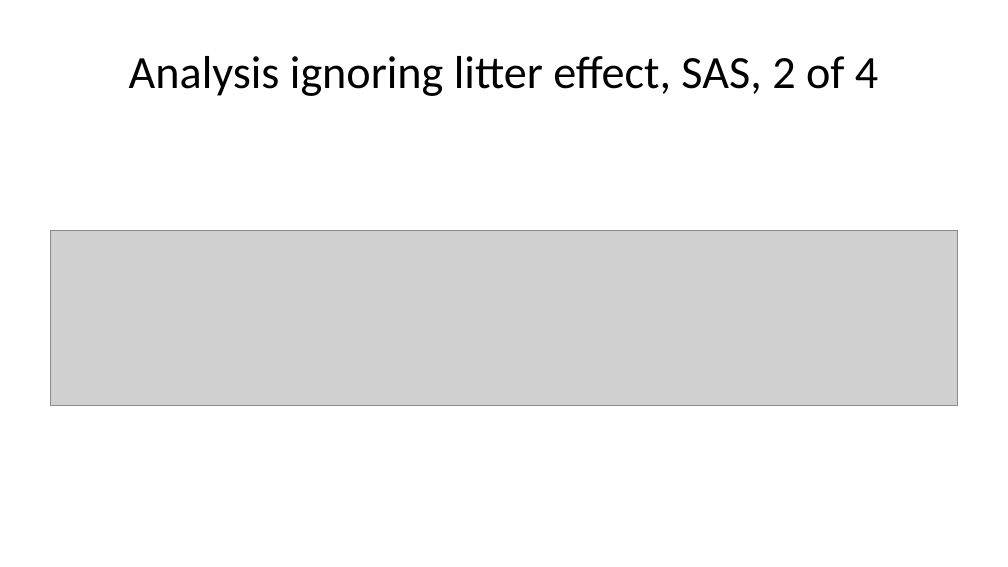
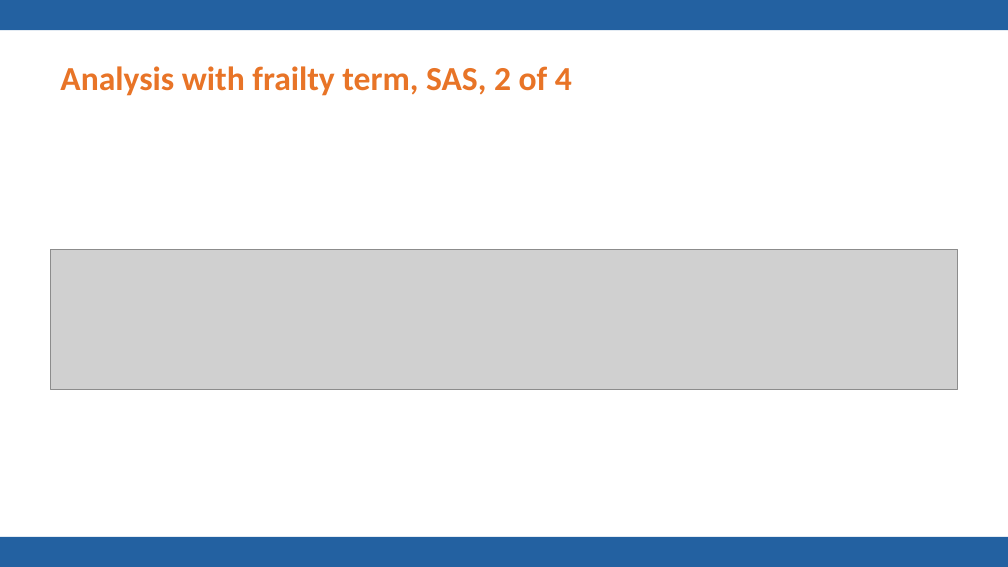
Before and after one commit to pmean/talks, a slide deck: slide 45 of frailty/frailty.pptx (slide 35 before the commit). Drawn at 1008x567 pixels with LibreOffice and Linux fonts; fonts in the diff are those of the drawing; grey boxes stand for pictures; background and template pictures are left out. Boxes give left, top, right and bottom in pixels: in the first picture for what was removed or moved away, otherwise in the second. Text is boxed around its words. In the diff, an @@ line names an element or a change of style, - is before the commit and + after.

Commit message:
Finalized frailty talk

```diff
--- a/frailty/frailty.pptx
+++ b/frailty/frailty.pptx
@@ rectangle added at (0, 0, 1008, 30), fill #2361A1 @@
@@ title at (60, 66, 572, 96): text changed; size 33 to 24 pt; text colour #000000 to #E87427; bold on @@
-Analysis ignoring litter effect, SAS, 2 of 4
+Analysis with frailty term, SAS, 2 of 4
@@ picture: place and size @@
-picture at (50, 231, 958, 406)
+picture at (50, 249, 958, 389)
@@ rectangle added at (0, 537, 1008, 567), fill #2361A1 @@
```
Also in this commit, not shown: 48 other slides changed, 6 slides added, 1 slide removed, 2 other files.
